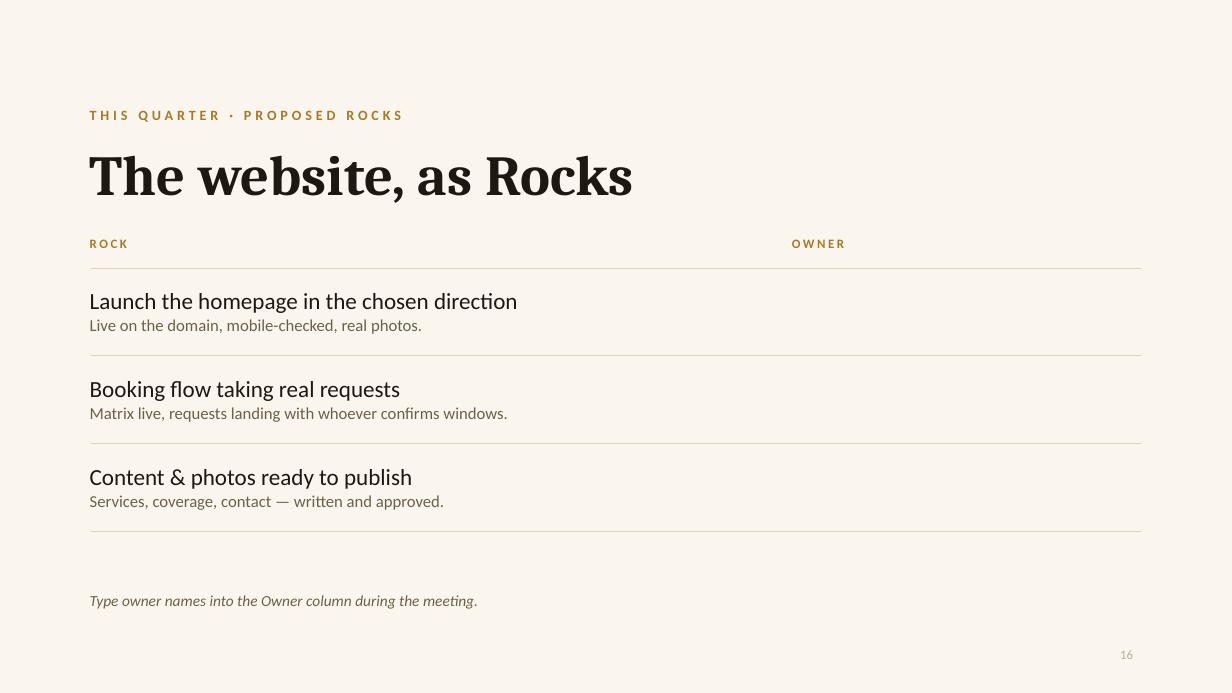
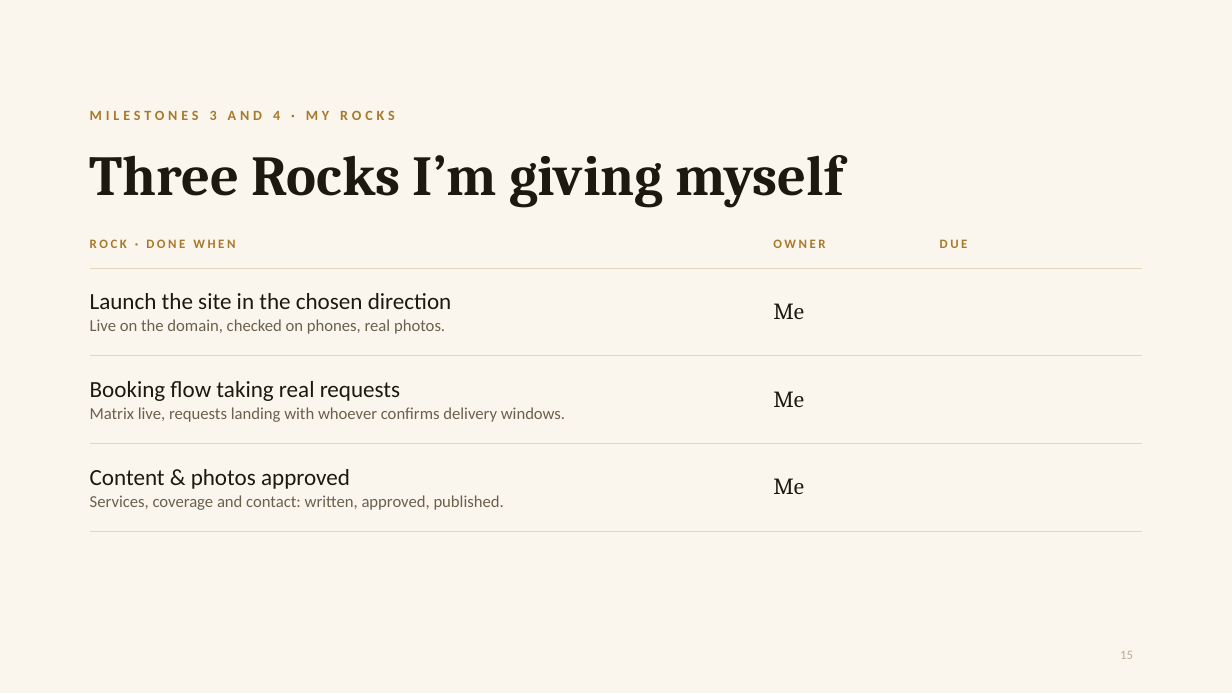
Before and after one commit to jpzllkfl/ace-design-presentation, a slide deck: slide 15 of ACE-Design-Review.pptx (slide 16 before the commit). Drawn at 1232x693 pixels with LibreOffice and Linux fonts; fonts in the diff are those of the drawing; background and template pictures are left out. Boxes give left, top, right and bottom in pixels: in the first picture for what was removed or moved away, otherwise in the second. Text is boxed around its words. In the diff, an @@ line names an element or a change of style, - is before the commit and + after.

```diff
--- a/ACE-Design-Review.pptx
+++ b/ACE-Design-Review.pptx
@@ text at [90, 110, 395, 120]: text changed @@
-THIS QUARTER · PROPOSED ROCKS
+MILESTONES 3 AND 4 · MY ROCKS
@@ title at [90, 155, 844, 207]: text changed @@
-The website, as Rocks
+Three Rocks I’m giving myself
@@ table at [90, 231, 1142, 514] @@
-column 1: ROCK | Launch the homepage in the chosen direction / Live on the domain, mobile-checked, real photos. | Booking flow taking real requests / Matrix live, requests landing with whoever confirms windows. | Content & photos ready to publish / Services, coverage, contact — written and approved.
-column 2: OWNER |  |  | 
+column 1: ROCK · DONE WHEN | Launch the site in the chosen direction / Live on the domain, checked on phones, real photos. | Booking flow taking real requests / Matrix live, requests landing with whoever confirms delivery windows. | Content & photos approved / Services, coverage and contact: written, approved, published.
+column 2: OWNER | Me | Me | Me
+column 3: DUE |  |  | 
@@ text removed at [90, 595, 478, 609] @@
-Type owner names into the Owner column during the meeting.
```
Also in this commit, not shown: 9 other slides changed, 6 slides added, 5 slides removed, 4 other files.
